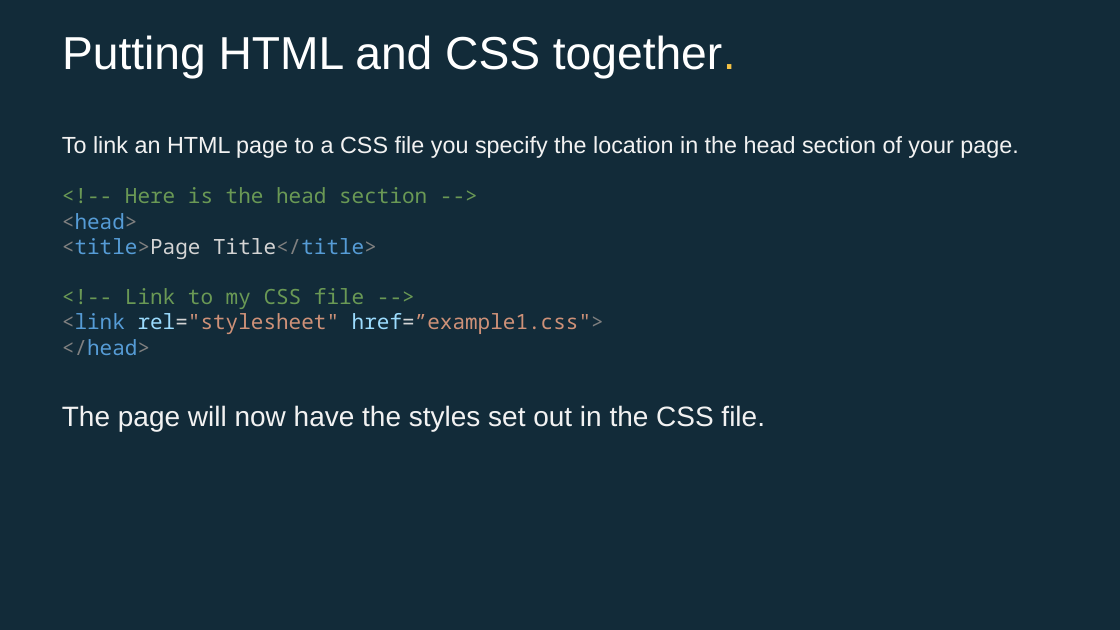
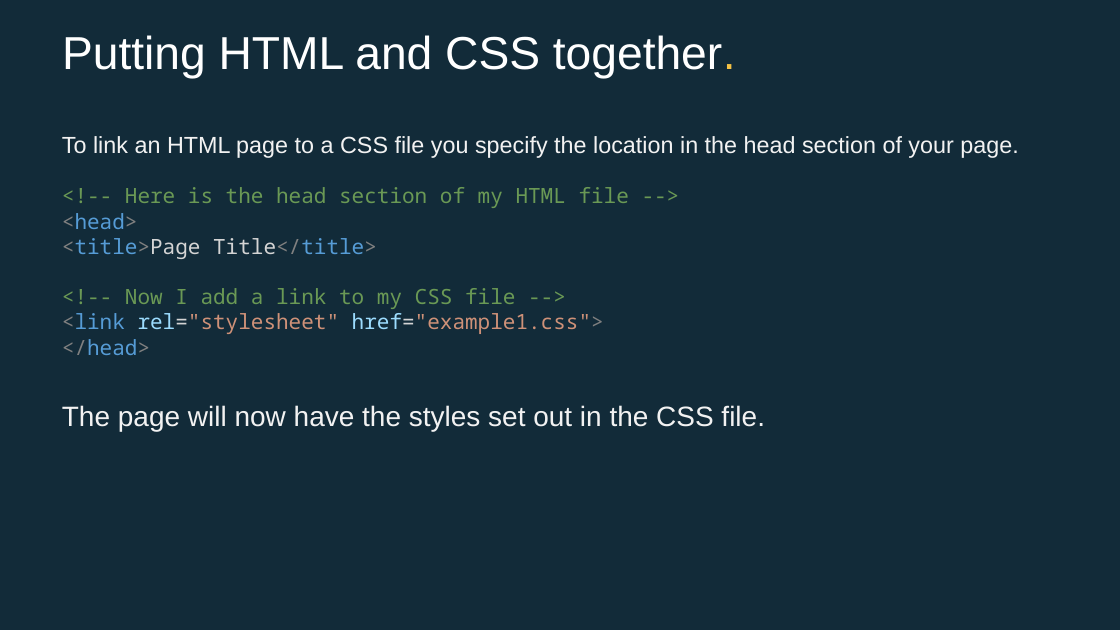
Before and after one commit to EconomicsObservatory/courses, a slide deck: slide 11 of 2/s2_Building_your_first_website.pptx (slide 10 before the commit). Drawn at 1120x630 pixels with LibreOffice and Linux fonts; fonts in the diff are those of the drawing. Boxes give left, top, right and bottom in pixels: in the first picture for what was removed or moved away, otherwise in the second. Text is boxed around its words. In the diff, an @@ line names an element or a change of style, - is before the commit and + after.

```diff
--- a/2/s2_Building_your_first_website.pptx
+++ b/2/s2_Building_your_first_website.pptx
@@ text at bbox=[62, 136, 1018, 431]: text changed @@
-To link an HTML page to a CSS file you specify the location in the head section of your page.
-<!-- Here is the head section -->
-<head>
-<title>Page Title</title>
-<!-- Link to my CSS file -->
-<link rel="stylesheet" href=”example1.css">
-</head>
-The page will now have the styles set out in the CSS file.
+To link an HTML page to a CSS file you specify the location in the head section of your page.
+<!-- Here is the head section of my HTML file -->
+<head>
+<title>Page Title</title>
+<!-- Now I add a link to my CSS file -->
+<link rel="stylesheet" href="example1.css">
+</head>
+The page will now have the styles set out in the CSS file.
```
Also in this commit, not shown: 4 other slides changed, 4 slides added, 2 slides removed, 4 other files.
